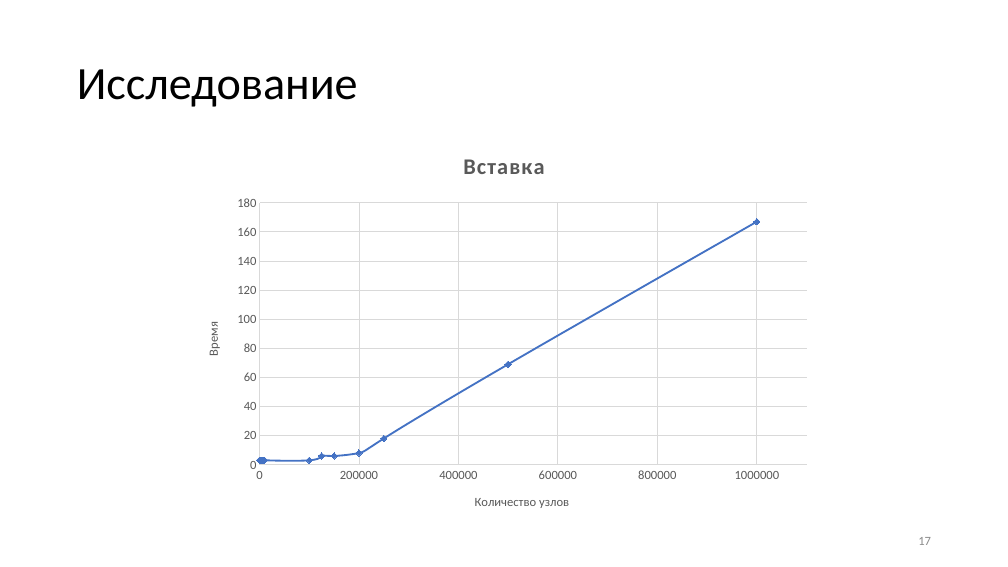
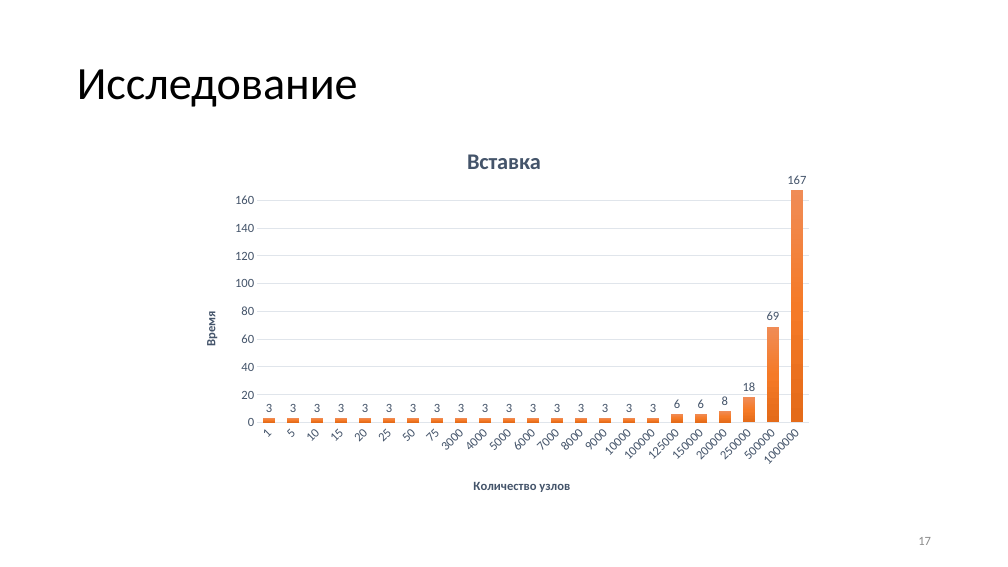
Before and after one commit to nikitachurganov/Interval-Tree, a slide deck: slide 17 of АиСД дерево.pptx. Drawn at 1008x567 pixels with LibreOffice and Linux fonts; fonts in the diff are those of the drawing. Boxes give left, top, right and bottom in pixels: in the first picture for what was removed or moved away, otherwise in the second. Text is boxed around its words. In the diff, an @@ line names an element or a change of style, - is before the commit and + after.

Commit message:
pptx

```diff
--- a/АиСД дерево.pptx
+++ b/АиСД дерево.pptx
@@ scatter smooth chart at (187,130,822,510) @@
@@ scatter smooth chart to column chart @@
-categories: 
+categories: 1, 5, 10, 15, 20, 25, 50, 75, 3000, 4000, 5000, 6000, 7000, 8000, 9000, 10000, 100000, 125000, 150000, 200000, 250000, 500000, 1000000
-Series 1: (0, 3), (0, 3), (0, 3), (0, 3), (0, 3), (0, 3), (0, 3), (0, 3), (0, 3), (0, 3), (0, 3), (10000, 3), (10000, 3), (10000, 3), (10000, 3), (10000, 3), (100000, 3), (120000, 6), (150000, 6), (200000, 8), (250000, 18), (500000, 69), (1000000, 167)
+Series 1: 3, 3, 3, 3, 3, 3, 3, 3, 3, 3, 3, 3, 3, 3, 3, 3, 3, 6, 6, 8, 18, 69, 167
@@ colour of Series 1 #4472C4 to gradient #F18C57 to #F67B28 to #E56C19 @@
@@ data labels of Series 1 added @@
@@ category axis changed @@
@@ value axis changed @@
@@ bar spacing changed @@
@@ column chart: place and size @@
-column chart at (189,135,820,526)
+column chart at (187,130,822,510)
```
Also in this commit, not shown: 1 other slide changed, 1 slide added, 1 slide removed.
